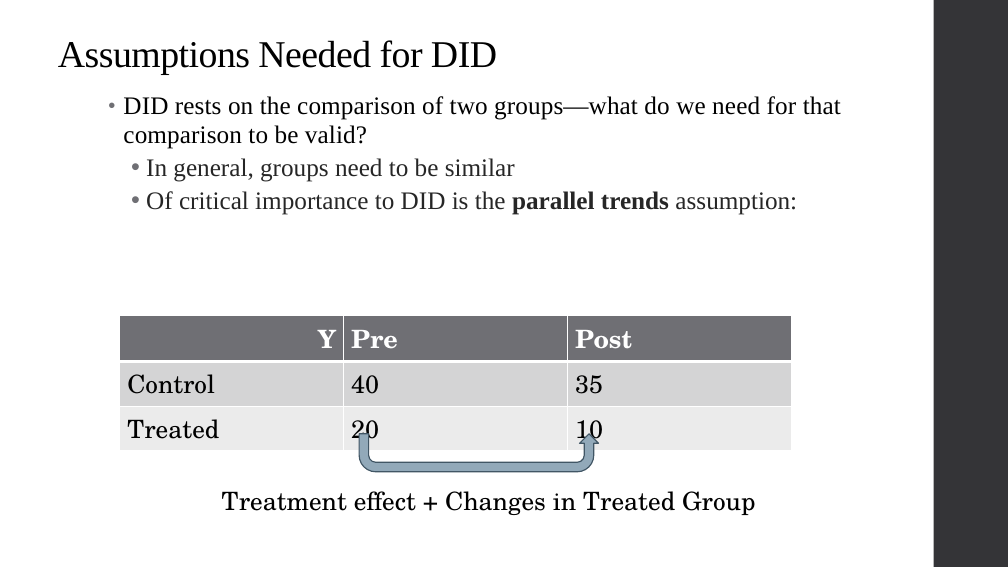
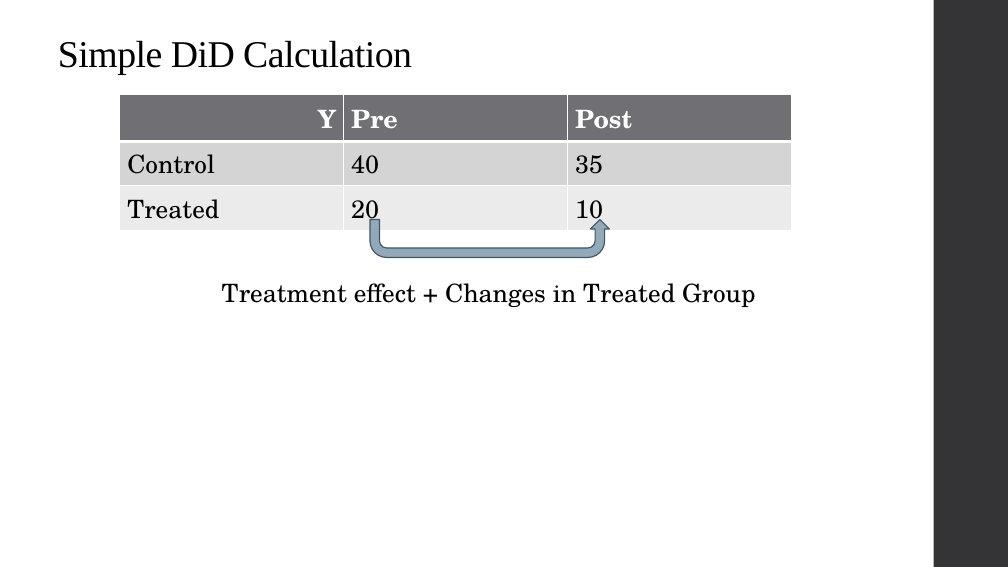
Before and after one commit to qiufei/fork-HAD5744, a slide deck: slide 27 of Lecture09_DifferenceinDifferences/Lecture9_DiD_2022F.pptx (slide 28 before the commit). Drawn at 1008x567 pixels with LibreOffice and Linux fonts; fonts in the diff are those of the drawing. Boxes give left, top, right and bottom in pixels: in the first picture for what was removed or moved away, otherwise in the second. Text is boxed around its words. In the diff, an @@ line names an element or a change of style, - is before the commit and + after.

```diff
--- a/Lecture09_DifferenceinDifferences/Lecture9_DiD_2022F.pptx
+++ b/Lecture09_DifferenceinDifferences/Lecture9_DiD_2022F.pptx
@@ title at (58, 40, 412, 75): text changed @@
-Assumptions Needed for DID
+Simple DiD Calculation
@@ table: place and size @@
-table at (119, 315, 791, 450)
+table at (119, 95, 791, 229)
@@ text removed at (123, 96, 841, 215) @@
-• DID rests on the comparison of two groups—what do we need for that comparison to be valid?
-  • In general, groups need to be similar
-  • Of critical importance to DID is the parallel trends assumption:
@@ uturn arrow: place and size @@
-uturn arrow at (359, 434, 599, 472)
+uturn arrow at (370, 219, 609, 257)
@@ text "Treatment effect + Changes in ...": place and size @@
-text "Treatment effect + Changes in ..." at (222, 491, 755, 515)
+text "Treatment effect + Changes in ..." at (222, 283, 755, 307)
```
Also in this commit, not shown: 5 other slides changed, 1 slide added, 1 slide removed, 2 other files.
